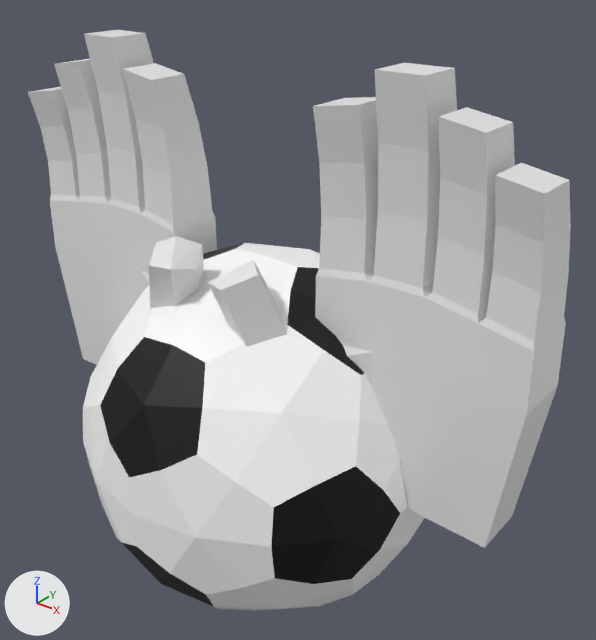
One commit to the Blender file Other/Blender/Hands.blend: the scene before it, then after it.
Before and after are seen from a 50 mm camera at (0.282, -0.324, 0.278) aimed at (0.01, 0.016, 0.068). Every picture has the same lights, and +X, +Y and +Z are marked at lower left. The picture after the commit comes second.

Names of what the first picture shows: 'Ball', 'Hand.002'.
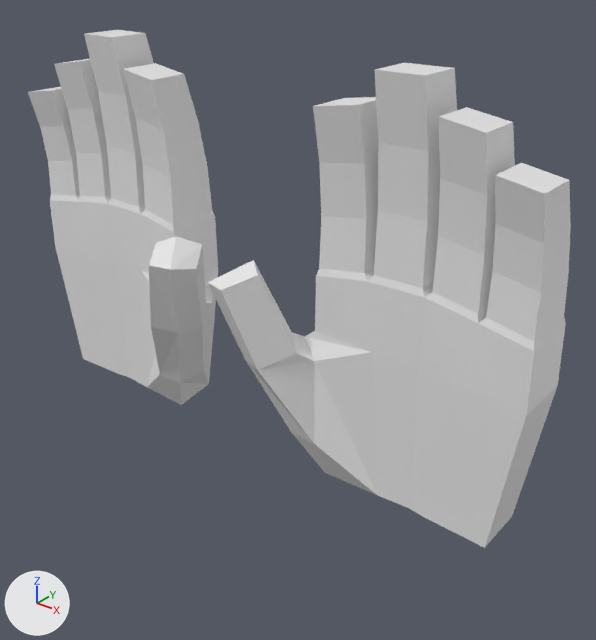
Diff of the bpy script that builds the scene:
```diff
--- a/Other/Blender/Hands.blend.py
+++ b/Other/Blender/Hands.blend.py
@@ ob_ball @@
 ob_ball.location = (0.0, 0.0, 0.0)
+ob_ball.hide_set(True)
```

Changed parts and their boxes [x1, y1, x2, y2] in the pictures (596 x 640 px):
'Ball', hidden
    before: [83, 243, 425, 610]
